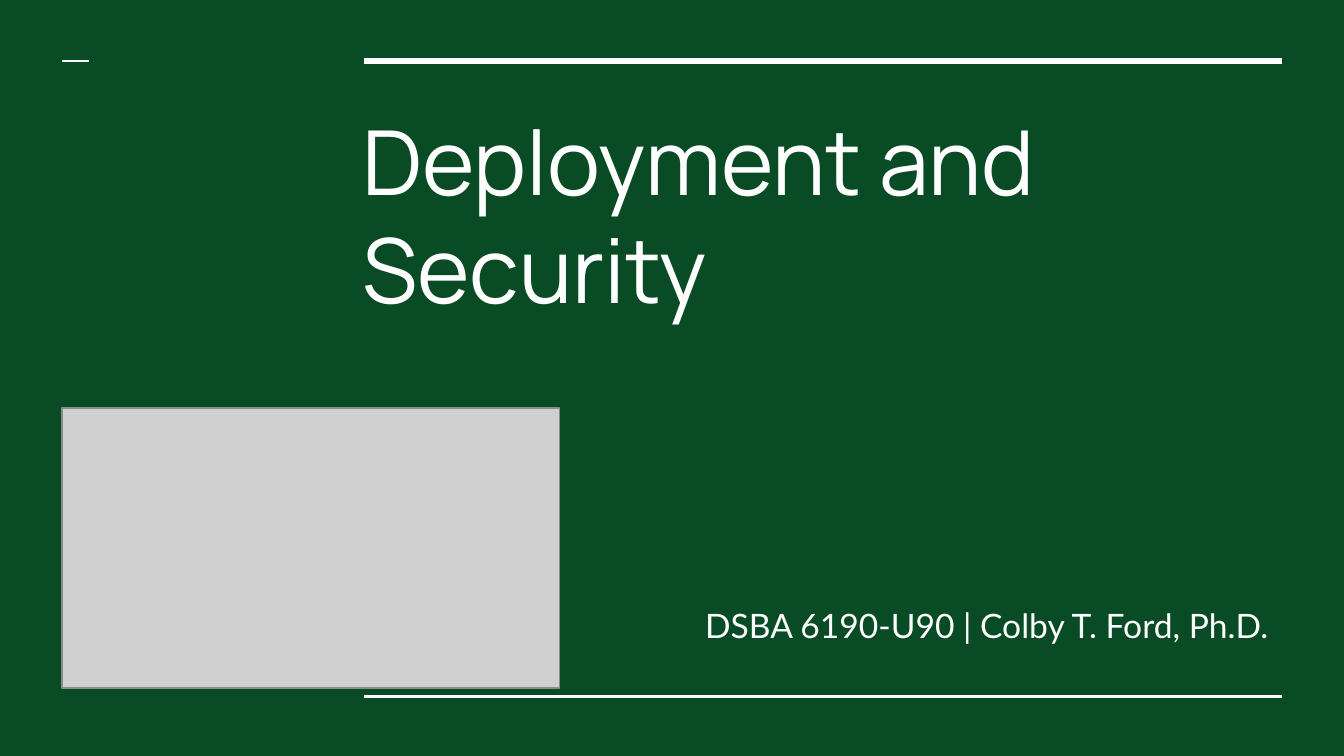
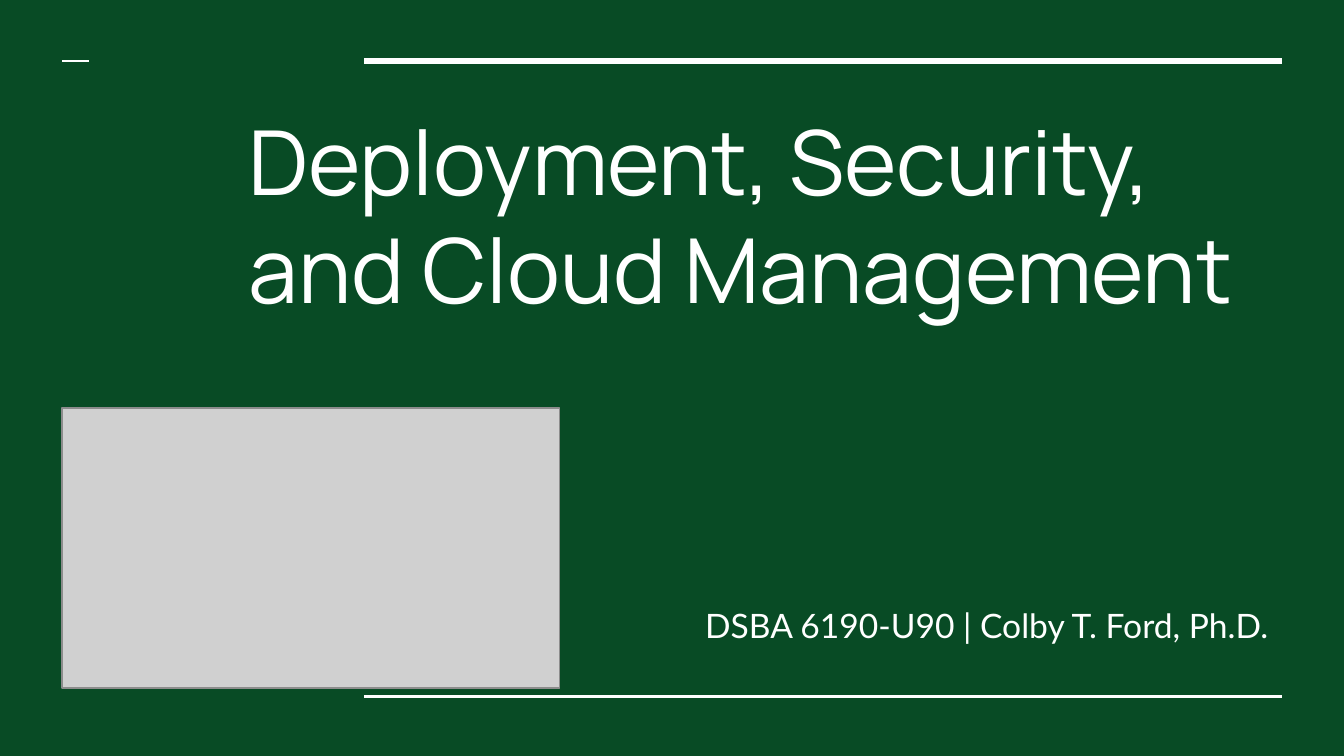
Before and after one commit to colbyford/DSBA6190-CloudComputing, a slide deck: slide 1 of 6 - Deployment and Security/Deployment.pptx. Drawn at 1344x756 pixels with LibreOffice and Linux fonts; fonts in the diff are those of the drawing; grey boxes stand for pictures. Boxes give left, top, right and bottom in pixels: in the first picture for what was removed or moved away, otherwise in the second. Text is boxed around its words. In the diff, an @@ line names an element or a change of style, - is before the commit and + after.

```diff
--- a/6 - Deployment and Security/Deployment.pptx
+++ b/6 - Deployment and Security/Deployment.pptx
@@ title at (249,129,1232,326): text changed @@
-Deployment and Security
+Deployment, Security, and Cloud Management
```
Also in this commit, not shown: 1 other slide changed.
